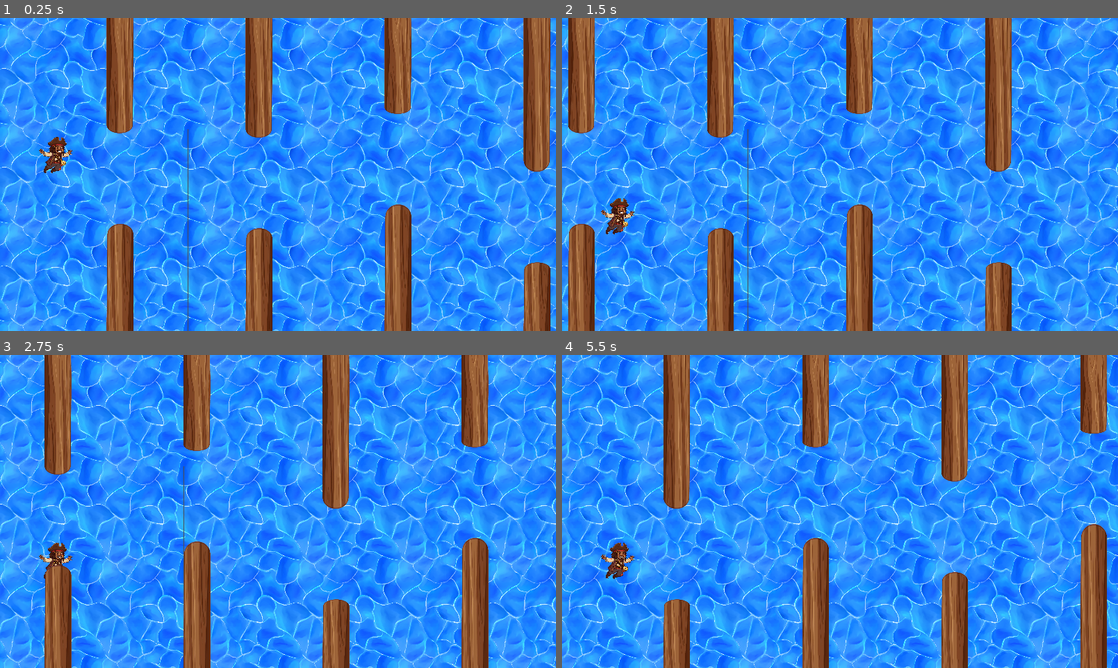
Above: before the commit, frames 1-4 (two rows, left to right).
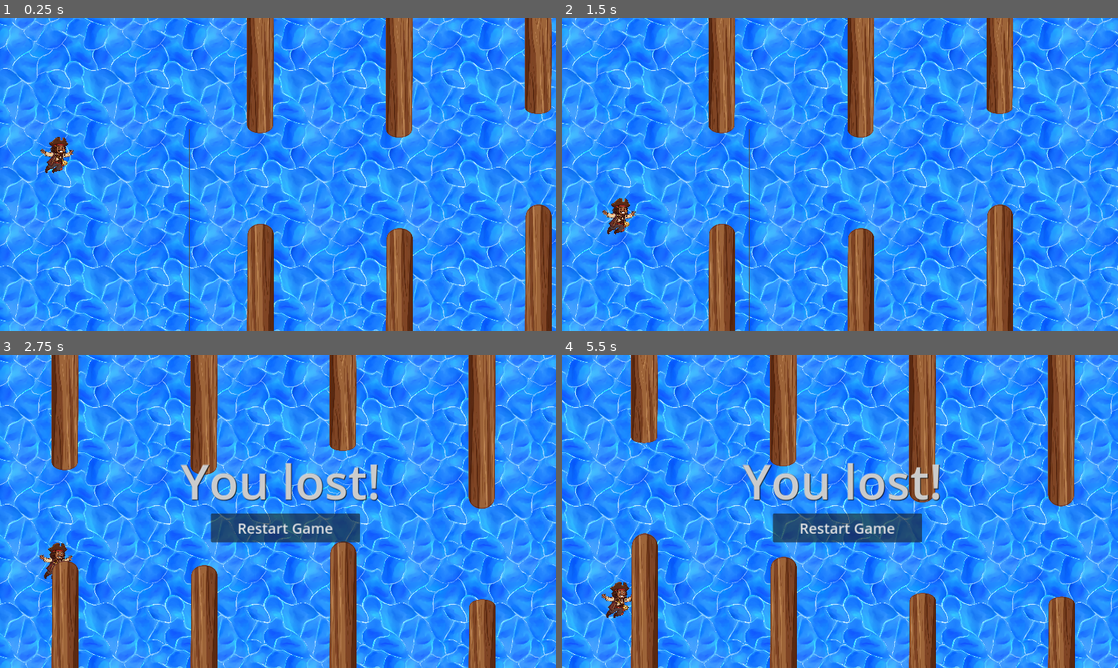
Above: after the commit, the same moments.

Repository: amodhakal/pcrpg
Game: Godot game, scene res://scenes/FirstGame.tscn
Two runs of this game, one before a commit and one after it. Both use one fixed random seed, a clock stepped at 60 frames per second and the inputs below.
Inputs (mouse positions are in pixels of both pictures, inside the frame that each line leads up to):
- Up to frame 1 (0.25 s): no input
- Up to frame 2 (1.5 s): move the mouse to (962, 158) at 0.52 s; click (962, 158) at 0.6 s; move the mouse to (728, 190) at 1.27 s; click (728, 190) at 1.35 s
- Up to frame 3 (2.75 s): move the mouse to (333, 442) at 2.02 s; click (333, 442) at 2.1 s
- Up to frame 4 (5.5 s): click (845, 527) at 2.75 s, where only the run after the commit has a clickable "Restart Game"; move the mouse to (812, 574) at 3.52 s; click (812, 574) at 3.6 s; move the mouse to (1006, 558) at 4.27 s; click (1006, 558) at 4.35 s; move the mouse to (673, 464) at 5.02 s; click (673, 464) at 5.1 s

The runs differ from the first frame. In frame 1, 23% of the frame differs, in the area x 0-100%, y 0-100%; in frame 2, 23%; in frame 3, 50%; in frame 4, 69%.

Commit message:
Completed game 1 mechanics

Diff:
--- a/scenes/FirstGame.tscn
+++ b/scenes/FirstGame.tscn
@@ -27,12 +27,36 @@
 position = Vector2(-22, 36)
 script = ExtResource("1_w18b5")
 
-[node name="Character" parent="." instance=ExtResource("2_7u7ew")]
-position = Vector2(112, 186)
-
 [node name="Camera2D" type="Camera2D" parent="."]
 position = Vector2(598, 288)
 script = ExtResource("4_b6o5m")
+
+[node name="Lost" type="Label" parent="Camera2D"]
+visible = false
+z_index = 10
+offset_left = -202.0
+offset_top = -132.0
+offset_right = 212.0
+offset_bottom = 5.0
+theme_override_colors/font_color = Color(1, 1, 1, 0.796078)
+theme_override_colors/font_shadow_color = Color(0, 0, 0, 1)
+theme_override_font_sizes/font_size = 100
+text = "You lost!"
+horizontal_alignment = 1
+vertical_alignment = 1
+
+[node name="Restart" type="Button" parent="Camera2D"]
+visible = false
+z_index = 10
+offset_left = -139.0
+offset_top = 4.0
+offset_right = 170.0
+offset_bottom = 64.0
+theme_override_font_sizes/font_size = 30
+text = "Restart Game"
+
+[node name="Character" parent="." instance=ExtResource("2_7u7ew")]
+position = Vector2(112, 186)
 
 [node name="ParallaxBackground" type="ParallaxBackground" parent="."]
 offset = Vector2(0, 500)
@@ -122,4 +146,5 @@
 position = Vector2(-16, 382)
 shape = SubResource("WorldBoundaryShape2D_4dp74")
 
+[connection signal="pressed" from="Camera2D/Restart" to="." method="_on_resstart_pressed"]
 [connection signal="body_entered" from="Collisions" to="." method="_on_collisions_body_entered"]
--- a/scripts/Camera.gd
+++ b/scripts/Camera.gd
@@ -2,26 +2,23 @@
 
 const VIEWPORT_WIDTH = 1152
 const VIEWPORT_HEIGHT = 590
-@export var target_path: NodePath = "../Character"
-@export var y_position: float = VIEWPORT_HEIGHT / 2
-@export var lookahead_factor: float = 0.5  # How far ahead to look
+@export var TARGET_PATH: NodePath = "../Character"
+@export var yPosition: float = VIEWPORT_HEIGHT / 2
+@export var PREDICT: float = 0.5
 
 var target: Node2D = null
 
 func _ready():
-	# Get reference to the target node
-	if target_path:
-		target = get_node_or_null(target_path)
+	if TARGET_PATH:
+		target = get_node_or_null(TARGET_PATH)
 
 func _physics_process(_delta):
-	if target:
-		# Only follow in the x direction
-		var target_x = target.global_position.x + VIEWPORT_WIDTH / 2.5
+	if !target:
+		return
 
-		# Add some lookahead based on character velocity
-		if target is CharacterBody2D:
-			target_x += target.velocity.x * lookahead_factor * 0.01
+	var target_x = target.global_position.x + VIEWPORT_WIDTH / 2.5
+	if target is CharacterBody2D:
+		target_x += target.velocity.x * PREDICT * 0.01
 
-		# Update only the x position, keep y fixed
-		global_position.x = target_x
-		global_position.y = y_position
+	global_position.x = target_x
+	global_position.y = yPosition
--- a/scripts/Character.gd
+++ b/scripts/Character.gd
@@ -2,15 +2,25 @@
 
 const JUMP = -350
 var GRAVITY = ProjectSettings.get_setting("physics/2d/default_gravity")
-
+var isGameOver = false
 
 func _physics_process(delta):
+	if (isGameOver):
+		velocity.x = 0
+		velocity.y += GRAVITY * delta
+		move_and_slide()
+		return
+
 	velocity.y += GRAVITY * delta
 
 	if Input.is_action_just_pressed("ProtagonistUp"):
 		velocity.y = JUMP
 
-	# TODO: For now
 	velocity.x = delta * 10_000
+	move_and_slide()
 
-	move_and_slide()
+func emitGameOver():
+	if ( isGameOver):
+		return
+
+	isGameOver = true
--- a/scripts/FirstLocation.gd
+++ b/scripts/FirstLocation.gd
@@ -1,6 +1,13 @@
 extends Node2D
 
+signal gameOver
+
 @onready var OBSTACLE = preload("res://components/Obstacle.tscn")
+@onready var CHARACTER = $Character
+@onready var COLLISIONS = $Collisions
+@onready var LOST_TEXT = $Camera2D/Lost
+@onready var RESTART_BTN = $Camera2D/Restart
+
 const VIEWPORT_WIDTH = 1152
 const VIEWPORT_HEIGHT = 590
 
@@ -9,13 +16,24 @@
 	for obstacle in obstacles:
 		self.add_child(obstacle)
 
-	pass
+	self.gameOver.connect(CHARACTER.emitGameOver.bind())
+
+func emitGameOver():
+	emit_signal("gameOver")
+
+	if is_instance_valid(COLLISIONS):
+		COLLISIONS.set_deferred("monitoring", false)
+
+	if is_instance_valid(LOST_TEXT):
+		LOST_TEXT.visible = true
+	if is_instance_valid(RESTART_BTN):
+		RESTART_BTN.visible = true
 
 func generate_obstacles() -> Array[Area2D]:
 	const LOG_DISTANCE_X = VIEWPORT_WIDTH / 4
 	var obstacles: Array[Area2D]  = []
 
-	for leftXPosition in range(LOG_DISTANCE_X, LOG_DISTANCE_X * 100, LOG_DISTANCE_X):
+	for leftXPosition in range(2 * LOG_DISTANCE_X, LOG_DISTANCE_X * 100, LOG_DISTANCE_X):
 		var topScale = randf() * 2 + 1
 		var bottomScale = 4.5 - topScale
 
@@ -33,10 +51,12 @@
 
 	return obstacles
 
-
 func _on_collisions_body_entered(body: Node2D) -> void:
 	if body.name != "Character":
 		return
 
-	# TODO: Handle collision
-	print("Game Over")
+	emitGameOver()
+
+
+func _on_resstart_pressed() -> void:
+	get_tree().reload_current_scene()
--- a/scripts/Obstacle.gd
+++ b/scripts/Obstacle.gd
@@ -1,9 +1,9 @@
 extends Area2D
-
 
 func _on_body_entered(body: Node2D) -> void:
 	if body.name != "Character":
 		return
 
-	# TODO: Handle collision
-	print("Game Over")
+	var parent = get_parent()
+	if is_instance_valid(parent) and parent.has_method("emitGameOver"):
+		parent.emitGameOver()
